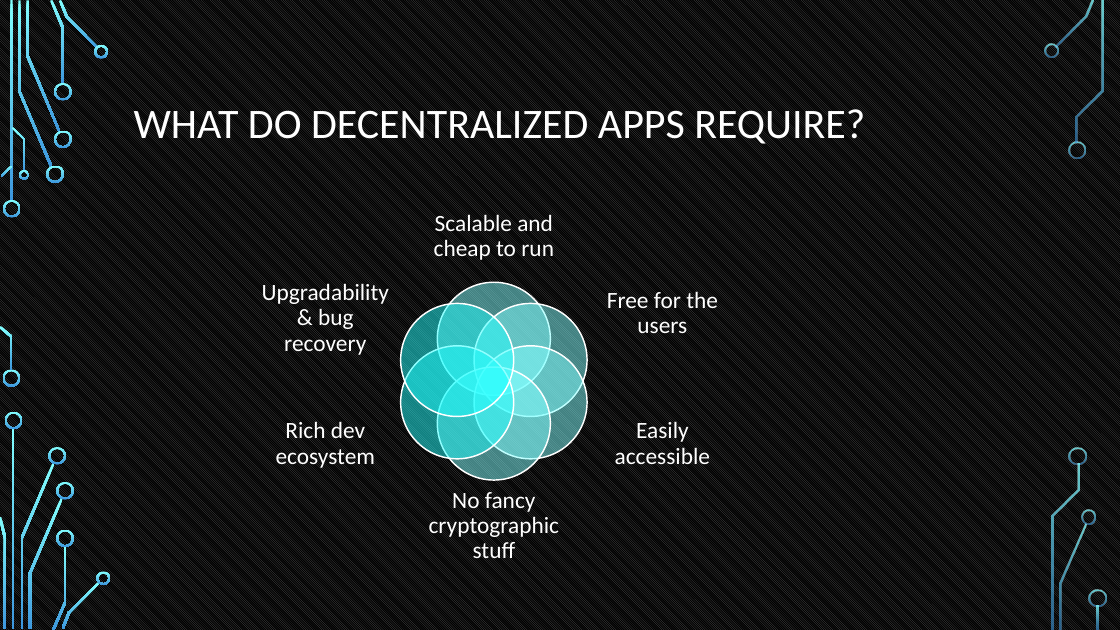
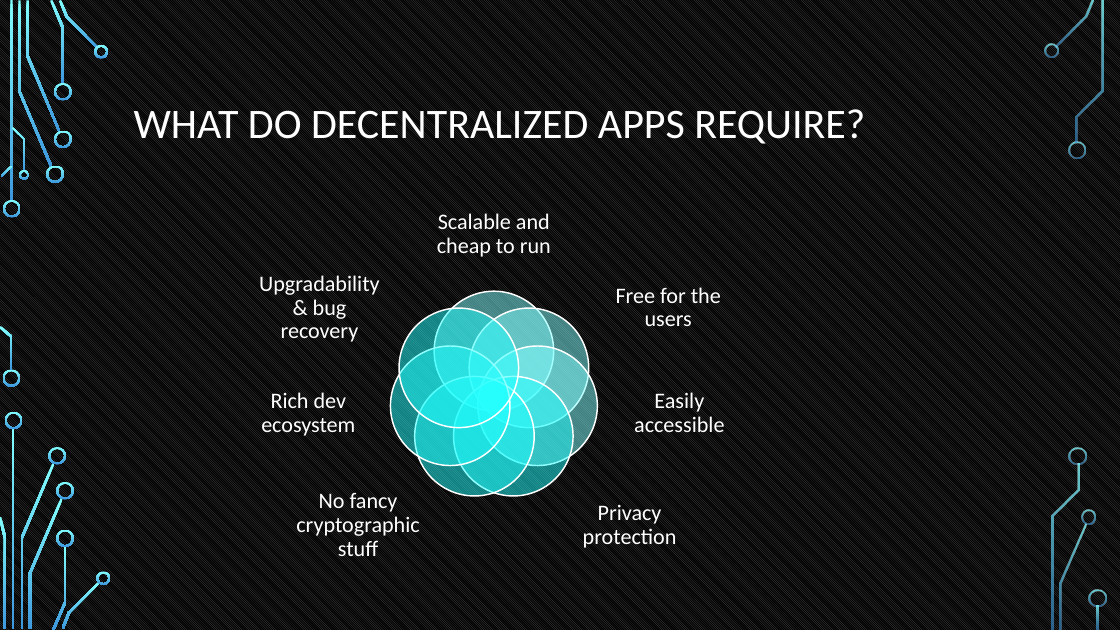
Before and after one commit to tokenika/tokenika.github.io, a slide deck: slide 23 of WarsawBlock(3).pptx (slide 22 before the commit). Drawn at 1120x630 pixels with LibreOffice and Linux fonts; fonts in the diff are those of the drawing; background and template pictures are left out. Boxes give left, top, right and bottom in pixels: in the first picture for what was removed or moved away, otherwise in the second. Text is boxed around its words. In the diff, an @@ line names an element or a change of style, - is before the commit and + after.

```diff
--- a/WarsawBlock(3).pptx
+++ b/WarsawBlock(3).pptx
@@ text "Free for the users": place and size @@
-text "Free for the users" at bbox=[607, 291, 718, 333]
+text "Free for the users" at bbox=[616, 287, 721, 326]
@@ ellipse: place and size @@
-ellipse at bbox=[438, 282, 551, 396]
+ellipse at bbox=[434, 292, 554, 411]
@@ ellipse: place and size @@
-ellipse at bbox=[401, 303, 514, 417]
+ellipse at bbox=[399, 308, 518, 428]
@@ ellipse: place and size @@
-ellipse at bbox=[474, 303, 587, 417]
+ellipse at bbox=[470, 308, 589, 428]
@@ ellipse: place and size @@
-ellipse at bbox=[401, 346, 514, 460]
+ellipse at bbox=[391, 346, 510, 465]
@@ ellipse: place and size @@
-ellipse at bbox=[474, 346, 587, 460]
+ellipse at bbox=[478, 346, 597, 465]
@@ text "Rich dev ecosystem": place and size @@
-text "Rich dev ecosystem" at bbox=[276, 421, 375, 468]
+text "Rich dev ecosystem" at bbox=[261, 392, 355, 436]
@@ ellipse added at bbox=[415, 376, 534, 496], fill #22FFFF at 50% opacity, outline #FFFFFF 1.25 pt @@
@@ ellipse: place and size @@
-ellipse at bbox=[438, 367, 551, 481]
+ellipse at bbox=[454, 376, 573, 496]
@@ ellipse at bbox=[454, 376, 573, 496]: fill #82FFFF at 50% opacity to #22FFFF at 50% opacity @@
@@ text "Easily accessible": place and size @@
-text "Easily accessible" at bbox=[615, 421, 710, 464]
+text "Easily accessible" at bbox=[634, 392, 724, 433]
@@ size 20 to 19 pt in 6 elements at bbox=[437, 213, 551, 257], bbox=[616, 287, 721, 326], bbox=[259, 275, 380, 342], bbox=[634, 392, 724, 433], bbox=[261, 392, 355, 436], bbox=[296, 493, 419, 556] @@
@@ text "No fancy cryptographic stuff": place and size @@
-text "No fancy cryptographic stuff" at bbox=[429, 492, 559, 559]
+text "No fancy cryptographic stuff" at bbox=[296, 493, 419, 556]
@@ text added at bbox=[583, 505, 677, 548], 19 pt, text #FFFFFF @@
+Privacy protection
```
Also in this commit, not shown: 21 other slides changed, 1 slide added, 4 other files.
